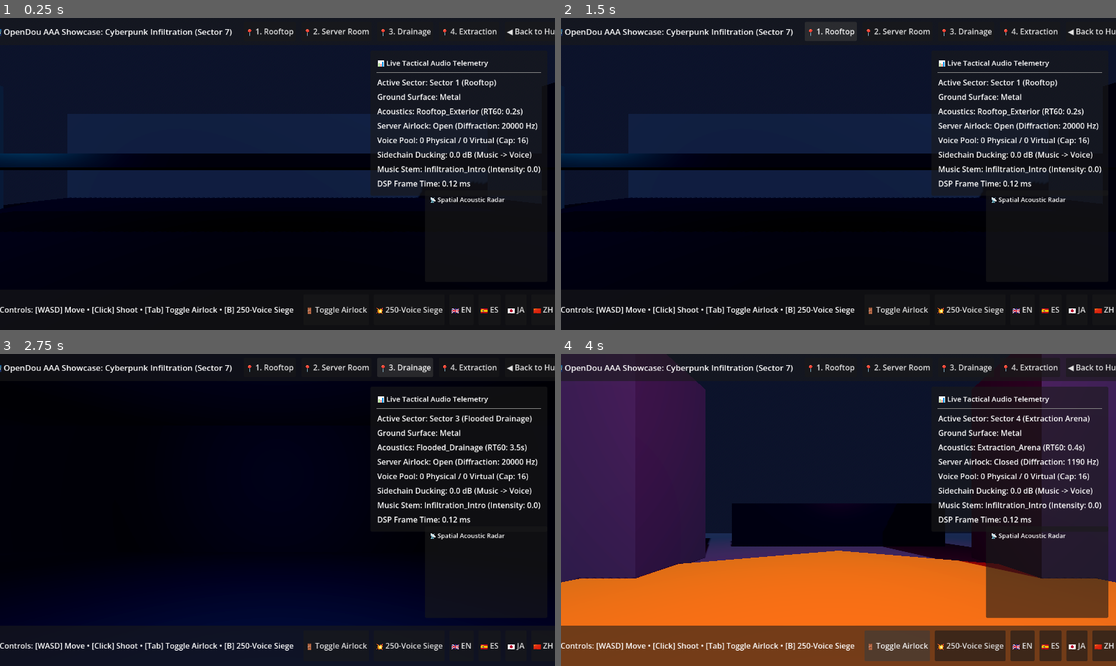
Above: before the commit, frames 1-4 (two rows, left to right).
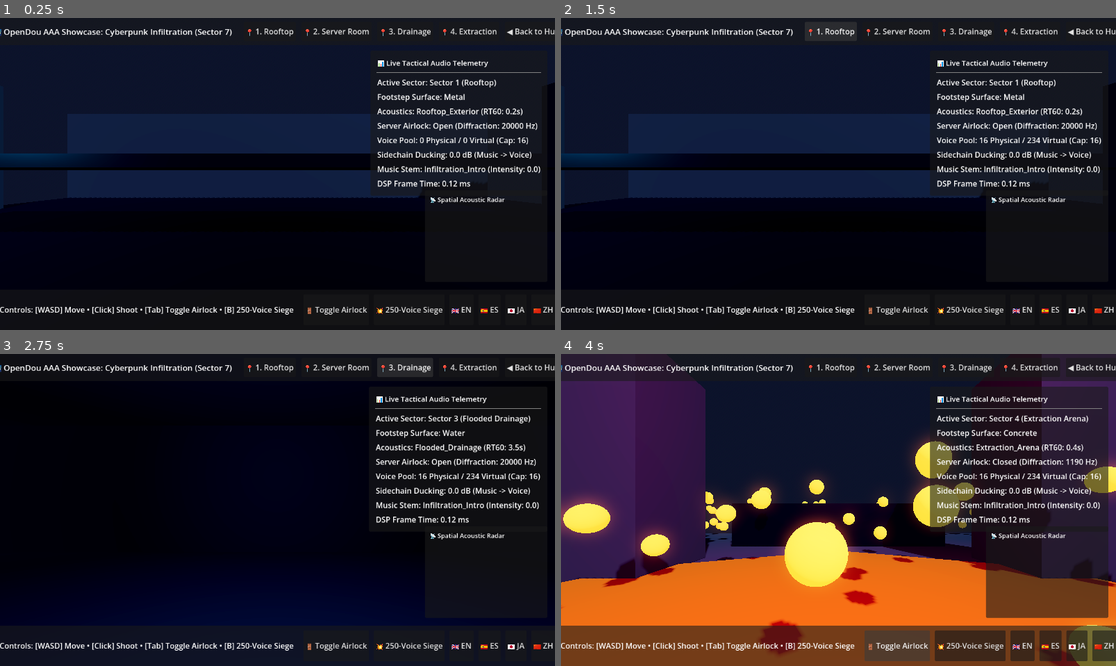
Above: after the commit, the same moments.

Repository: andinodev/opendou
Game: Godot game, scene res://scenes/demos/07_cyberpunk_infiltration/demo_cyberpunk_infiltration.tscn
Same seed, same stepped clock (60 frames per second), same inputs: the game is played once before the commit and once after it. This scene is started directly instead of the project's main scene.
Inputs:
- Up to frame 1 (0.25 s): no input
- Up to frame 2 (1.5 s): click "💥 250-Voice Siege" at 0.5 s; click "📍 1. Rooftop" at 1.25 s
- Up to frame 3 (2.75 s): click "📍 3. Drainage" at 2 s
- Up to frame 4 (4 s): click "📍 4. Extraction" at 2.75 s; click "🚪 Toggle Airlock" at 3.5 s

The runs differ from the first frame. In frame 1, 0.2% of the frame differs, in the area x 68-84%, y 24-27%; in frame 2, 3.0%; in frame 3, 3.1%; in frame 4, 13%, in the area x 0-100%, y 13-100%.

Commit message:
feat(demos): implement footstep surface switch and 250-voice siege bombardment (Task 3)

Diff:
--- a/scenes/demos/07_cyberpunk_infiltration/demo_cyberpunk_infiltration.gd
+++ b/scenes/demos/07_cyberpunk_infiltration/demo_cyberpunk_infiltration.gd
@@ -38,6 +38,7 @@
 var turret_occlusion: float = 0.0
 var active_sector_idx: int = 1
 var active_room_name: StringName = &"Rooftop_Exterior"
+var bombardment_instances: Array[EventInstance] = []
 
 # Teleportation Sector Positions
 const SECTOR_POSITIONS: Dictionary = {
@@ -144,7 +145,18 @@
 
 	# 7. Live Update TCP Server
 	live_update_server = LiveUpdateServerClass.new()
-	live_update_server.start_server(3016)
+	var ok = live_update_server.start_server(3019)
+	if not ok:
+		live_update_server.start_server(3020)
+
+func _notification(what: int) -> void:
+	if what == NOTIFICATION_PREDELETE:
+		if live_update_server:
+			live_update_server.stop_server()
+		for inst in bombardment_instances:
+			if inst:
+				inst.stop()
+		bombardment_instances.clear()
 
 func _populate_dialogue_table() -> void:
 	# Tactical radio sample voice lines across 4 languages
@@ -212,6 +224,8 @@
 		btn_sector4.pressed.connect(func(): teleport_to_sector(4))
 	if btn_toggle_airlock:
 		btn_toggle_airlock.pressed.connect(toggle_server_airlock)
+	if btn_bombardment:
+		btn_bombardment.pressed.connect(trigger_siege_bombardment)
 
 	if btn_lang_en:
 		btn_lang_en.pressed.connect(func(): set_voice_locale("en"))
@@ -228,6 +242,8 @@
 			Input.set_mouse_mode(Input.MOUSE_MODE_VISIBLE)
 		elif event.keycode == KEY_TAB:
 			toggle_server_airlock()
+		elif event.keycode == KEY_B:
+			trigger_siege_bombardment()
 
 func _on_back_pressed() -> void:
 	Input.set_mouse_mode(Input.MOUSE_MODE_VISIBLE)
@@ -246,18 +262,27 @@
 	if dialogue_manager:
 		dialogue_manager.update(delta, ducking_matrix)
 
-	# 3. Dynamic Pillar Raycast Occlusion in Sector 4
-	var listener_pos = player.global_position if player else Vector3.ZERO
+	var listener_pos = (player.global_position if player.is_inside_tree() else player.position) if player else Vector3.ZERO
+
+	# 3. Update Bombardment Event Instances & Voice Pool Stealing Resolution
+	if not bombardment_instances.is_empty():
+		for inst in bombardment_instances:
+			if inst:
+				inst.update_parameters(delta)
+		if voice_pool:
+			voice_pool.resolve_voice_stealing(bombardment_instances, listener_pos, delta)
+
+	# 4. Dynamic Pillar Raycast Occlusion in Sector 4
 	_update_pillar_occlusion(listener_pos)
 
-	# 4. Update room acoustics based on player position
+	# 5. Update room acoustics based on player position
 	_update_room_acoustics(listener_pos)
 
-	# 5. Refresh HUD telemetry
+	# 6. Refresh HUD telemetry
 	_update_hud()
 
 func _update_pillar_occlusion(listener_pos: Vector3) -> void:
-	if not player or player.global_position.x < 35.0:
+	if not player or listener_pos.x < 35.0:
 		turret_occlusion = 0.0
 	else:
 		# Turret position in Sector 4: (60, 2.5, 0)
@@ -296,14 +321,80 @@
 			else:
 				active_room_name = &"Extraction_Arena"
 
+## Detects the physical ground surface material type for dynamic footstep audio synthesis.
+func detect_footstep_surface(pos: Vector3) -> StringName:
+	if pos.x < -12.0:
+		return &"Metal"
+	elif pos.x < 12.0:
+		return &"Tile"
+	elif pos.x < 37.0:
+		return &"Water"
+	else:
+		return &"Concrete"
+
+## Triggers the 250-voice siege bombardment in Sector 4 Extraction Arena, stressing voice pooling and virtualization.
+func trigger_siege_bombardment() -> void:
+	# Stop and clear any previous bombardment instances
+	for inst in bombardment_instances:
+		if inst:
+			inst.stop()
+	bombardment_instances.clear()
+
+	# Clear previous chaos emitter markers if present
+	var chaos_parent = get_node_or_null("LevelGeometry/ChaosEmittersParent")
+	if chaos_parent:
+		for child in chaos_parent.get_children():
+			child.queue_free()
+
+	var explosion_stream = AudioSynthesizerClass.create_gunshot()
+
+	for i in range(250):
+		var event_def = AudioEventDefClass.new(&"Cyber_Artillery_Explosion", explosion_stream)
+		event_def.is_looping = true
+		event_def.stream_length = 0.35
+		event_def.virtualization_mode = AudioEventDefClass.VirtualizationMode.VIRTUAL_ELAPSED_TIME
+		event_def.base_volume_db = randf_range(-4.0, 2.0)
+		event_def.base_priority = randf_range(30.0, 70.0)
+		event_def.target_bus = &"SFX"
+
+		var inst = EventInstanceClass.new(event_def)
+		var spawn_pos = Vector3(
+			randf_range(35.0, 65.0),
+			randf_range(0.2, 2.5),
+			randf_range(-20.0, 20.0)
+		)
+		inst.set_position(spawn_pos)
+		inst.play()
+		bombardment_instances.append(inst)
+
+		if chaos_parent:
+			var marker = MeshInstance3D.new()
+			var sphere = SphereMesh.new()
+			sphere.radius = 0.25
+			sphere.height = 0.5
+			marker.mesh = sphere
+			marker.position = spawn_pos
+			var mat = StandardMaterial3D.new()
+			mat.albedo_color = Color(1.0, 0.2, 0.1)
+			mat.emission_enabled = true
+			mat.emission = Color(1.0, 0.4, 0.1)
+			mat.emission_energy_multiplier = 2.0
+			marker.material_override = mat
+			chaos_parent.add_child(marker)
+
 ## Teleports player to the specified sector index (1 to 4).
 func teleport_to_sector(idx: int) -> void:
 	if not SECTOR_POSITIONS.has(idx):
 		return
 	active_sector_idx = idx
 	var target_pos: Vector3 = SECTOR_POSITIONS[idx]
+	if not player:
+		player = get_node_or_null("Player")
 	if player:
-		player.global_position = target_pos
+		if player.is_inside_tree():
+			player.global_position = target_pos
+		else:
+			player.position = target_pos
 	_update_hud()
 
 ## Toggles the server airlock door open / closed with acoustic portal diffraction.
@@ -335,6 +426,9 @@
 		dialogue_manager.play_dialogue(dialogue_key, radio_audio, ducking_matrix)
 
 func _update_hud() -> void:
+	if not player:
+		player = get_node_or_null("Player")
+
 	if lbl_sector:
 		var sector_names = {
 			1: "Sector 1 (Rooftop)",
@@ -344,6 +438,11 @@
 		}
 		lbl_sector.text = "Active Sector: %s" % sector_names.get(active_sector_idx, "Sector 1")
 
+	if lbl_surface:
+		var l_pos = (player.global_position if player.is_inside_tree() else player.position) if player else Vector3.ZERO
+		var surf = detect_footstep_surface(l_pos)
+		lbl_surface.text = "Footstep Surface: %s" % str(surf)
+
 	if lbl_airlock:
 		var lpf_val = int(server_portal.get_current_lpf()) if server_portal else 20000
 		lbl_airlock.text = "Server Airlock: %s (Diffraction: %d Hz)" % ["Open" if is_airlock_open else "Closed", lpf_val]
@@ -365,4 +464,5 @@
 
 	if lbl_voices and voice_pool:
 		var phys = voice_pool.get_active_physical_count()
-		lbl_voices.text = "Voice Pool: %d Physical / 0 Virtual (Cap: 16)" % phys
+		var virt = voice_pool.get_active_virtual_count(bombardment_instances)
+		lbl_voices.text = "Voice Pool: %d Physical / %d Virtual (Cap: 16)" % [phys, virt]
--- a/tests/test_all.gd
+++ b/tests/test_all.gd
@@ -168,7 +168,7 @@
 	all_failures.append_array(r32)
 
 	var r33 = TestCyberpunkDemoClass.run_all()
-	total_tests += 14
+	total_tests += 16
 	all_failures.append_array(r33)
 
 	return {
--- a/tests/test_cyberpunk_demo.gd
+++ b/tests/test_cyberpunk_demo.gd
@@ -126,22 +126,62 @@
 
 	# Test 14: Teleportation in scene instance
 	if instance.has_method("teleport_to_sector"):
+		var p = instance.get_node_or_null("Player")
 		instance.teleport_to_sector(1)
-		var p = instance.get_node_or_null("Player")
-		if not p or absf(p.global_position.x - (-25.0)) > 2.0:
+		var p1 = (p.global_position if p.is_inside_tree() else p.position) if p else Vector3.ZERO
+		if not p or absf(p1.x - (-25.0)) > 2.0:
 			failures.append("Test 2u Failed: Teleport to sector 1 failed")
 		instance.teleport_to_sector(2)
-		if not p or absf(p.global_position.x - 0.0) > 2.0:
+		var p2 = (p.global_position if p.is_inside_tree() else p.position) if p else Vector3.ZERO
+		if not p or absf(p2.x - 0.0) > 2.0:
 			failures.append("Test 2v Failed: Teleport to sector 2 failed")
 		instance.teleport_to_sector(3)
-		if not p or absf(p.global_position.x - 25.0) > 2.0:
+		var p3 = (p.global_position if p.is_inside_tree() else p.position) if p else Vector3.ZERO
+		if not p or absf(p3.x - 25.0) > 2.0:
 			failures.append("Test 2w Failed: Teleport to sector 3 failed")
 		instance.teleport_to_sector(4)
-		if not p or absf(p.global_position.x - 50.0) > 2.0:
+		var p4 = (p.global_position if p.is_inside_tree() else p.position) if p else Vector3.ZERO
+		if not p or absf(p4.x - 50.0) > 2.0:
 			failures.append("Test 2x Failed: Teleport to sector 4 failed")
 	else:
 		failures.append("Test 2y Failed: Scene instance root missing teleport_to_sector method")
 
+	# Test 15: Footstep surface detection across 4 coordinate zones
+	if not demo.has_method("detect_footstep_surface"):
+		failures.append("Test 3a Failed: demo missing detect_footstep_surface method")
+	else:
+		var s1 = demo.detect_footstep_surface(Vector3(-25.0, 1.0, 0.0))
+		var s2 = demo.detect_footstep_surface(Vector3(0.0, 1.0, 0.0))
+		var s3 = demo.detect_footstep_surface(Vector3(25.0, 1.0, 0.0))
+		var s4 = demo.detect_footstep_surface(Vector3(50.0, 1.0, 0.0))
+		if s1 != &"Metal":
+			failures.append("Test 3b Failed: Sector 1 surface expected &\"Metal\", got %s" % str(s1))
+		if s2 != &"Tile":
+			failures.append("Test 3c Failed: Sector 2 surface expected &\"Tile\", got %s" % str(s2))
+		if s3 != &"Water":
+			failures.append("Test 3d Failed: Sector 3 surface expected &\"Water\", got %s" % str(s3))
+		if s4 != &"Concrete":
+			failures.append("Test 3e Failed: Sector 4 surface expected &\"Concrete\", got %s" % str(s4))
+
+	# Test 16: 250-Voice Siege Bombardment virtualization & voice budget
+	if not demo.has_method("trigger_siege_bombardment"):
+		failures.append("Test 3f Failed: demo missing trigger_siege_bombardment method")
+	else:
+		demo.trigger_siege_bombardment()
+		if demo.bombardment_instances.size() != 250:
+			failures.append("Test 3g Failed: trigger_siege_bombardment spawned %d instances, expected 250" % demo.bombardment_instances.size())
+		else:
+			# Simulate a physics frame to resolve voice pool
+			demo.voice_pool.resolve_voice_stealing(demo.bombardment_instances, Vector3(50.0, 1.0, 0.0), 0.016)
+			var active_phys = demo.voice_pool.get_active_physical_count()
+			var active_virt = demo.voice_pool.get_active_virtual_count(demo.bombardment_instances)
+			if active_phys > 16:
+				failures.append("Test 3h Failed: Voice pool physical voice cap exceeded (%d > 16)" % active_phys)
+			if active_phys == 0:
+				failures.append("Test 3i Failed: Voice pool has 0 active physical voices after bombardment")
+			if (active_phys + active_virt) != 250:
+				failures.append("Test 3j Failed: Total active physical + virtual voices mismatch (%d physical, %d virtual, expected 250)" % [active_phys, active_virt])
+
 	demo.free()
 	instance.free()
 	return failures
